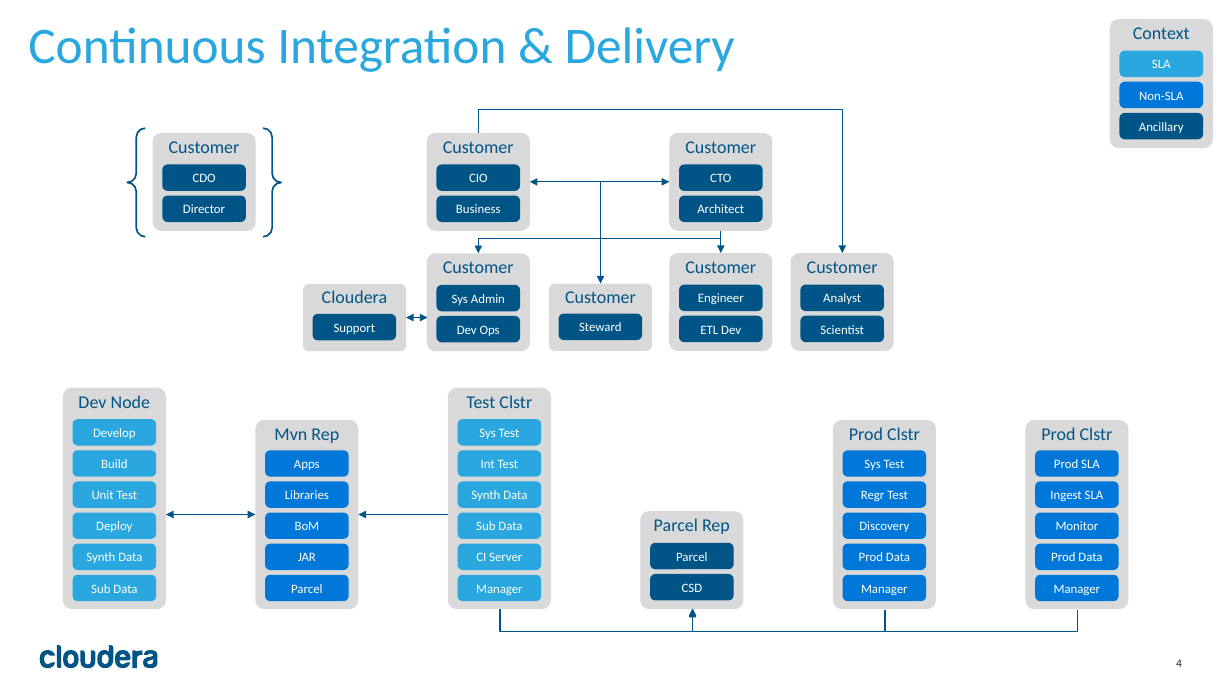
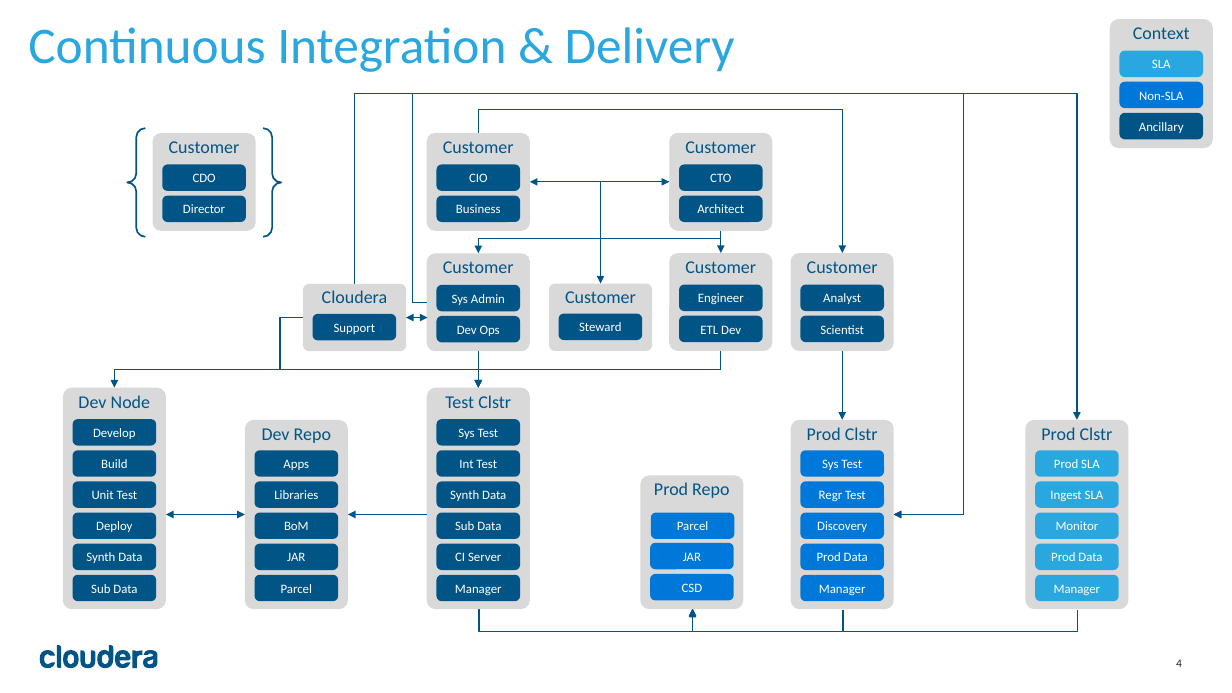
Before and after one commit to ggear/cloudera-framework, a slide deck: slide 4 of cloudera-framework-archetype/src/main/resources/archetype-resources/src/site/resources/Archetype_Architecture.pptx. Drawn at 1232x693 pixels with LibreOffice and Linux fonts; fonts in the diff are those of the drawing. Boxes give left, top, right and bottom in pixels: in the first picture for what was removed or moved away, otherwise in the second. Text is boxed around its words. In the diff, an @@ line names an element or a change of style, - is before the commit and + after.

```diff
--- a/cloudera-framework-archetype/src/main/resources/archetype-resources/src/site/resources/Archetype_Architecture.pptx
+++ b/cloudera-framework-archetype/src/main/resources/archetype-resources/src/site/resources/Archetype_Architecture.pptx
@@ elbow arrow added from (355, 284) to (894, 515), #005586 1 pt @@
@@ elbow arrow added from (427, 302) to (894, 515), #005586 1 pt @@
@@ elbow arrow added from (427, 302) to (1077, 420), #005586 1 pt @@
@@ elbow arrow added from (303, 318) to (479, 387), #005586 1 pt @@
@@ elbow arrow added from (721, 351) to (115, 387), #005586 1 pt @@
@@ arrow added from (479, 351) to (479, 387), #005586 1 pt @@
@@ elbow arrow added from (721, 351) to (479, 387), #005586 1 pt @@
@@ arrow added from (842, 351) to (842, 420), #005586 1 pt @@
@@ 7 rounded rectangles moved together from (x1=448, y1=387, x2=552, y2=609) to (x1=427, y1=387, x2=531, y2=609) @@
@@ 6 rounded rectangles moved together from (x1=255, y1=420, x2=359, y2=609) to (x1=245, y1=420, x2=348, y2=609) @@
@@ text in rounded rectangle at (x1=262, y1=428, x2=331, y2=443): text changed @@
-Mvn Rep
+Dev Repo
@@ rounded rectangle "Prod Repo" resized from (x1=640, y1=511, x2=744, y2=609) to (x1=640, y1=476, x2=744, y2=610) @@
@@ text in rounded rectangle at (x1=654, y1=482, x2=729, y2=498): text changed @@
-Parcel Rep
+Prod Repo
@@ double arrow moved from (255, 515) - (166, 515) to (245, 515) - (166, 515) @@
@@ arrow moved from (448, 515) - (359, 515) to (427, 515) - (348, 515) @@
@@ rounded rectangle "Parcel" at (x1=653, y1=514, x2=734, y2=538): fill #005586 to #0078D9; outline #005586 2 pt to #0078D9 2 pt @@
@@ rounded rectangle "Parcel" moved from (x1=652, y1=544, x2=733, y2=568) to (x1=653, y1=514, x2=734, y2=538) @@
@@ rounded rectangle added at (x1=652, y1=544, x2=733, y2=568), fill #0078D9, outline #0078D9 2 pt, 10 pt, text #FFFFFF @@
+JAR
@@ fill #0078D9 to #005586; outline #0078D9 2 pt to #005586 2 pt in 5 elements at (x1=256, y1=452, x2=337, y2=476), (x1=256, y1=482, x2=337, y2=506), (x1=256, y1=514, x2=337, y2=538), (x1=256, y1=545, x2=337, y2=569), (x1=256, y1=576, x2=337, y2=600) @@
@@ fill #29A7DE to #005586; outline #29A7DE 2 pt to #005586 2 pt in 12 elements at (x1=74, y1=421, x2=155, y2=445), (x1=74, y1=452, x2=155, y2=476), (x1=74, y1=482, x2=155, y2=506), (x1=74, y1=514, x2=155, y2=538), (x1=74, y1=545, x2=155, y2=569), (x1=74, y1=576, x2=155, y2=600), (x1=438, y1=421, x2=519, y2=445), (x1=438, y1=452, x2=519, y2=476), (x1=438, y1=482, x2=519, y2=506), (x1=438, y1=514, x2=519, y2=538), (x1=438, y1=545, x2=519, y2=569), (x1=438, y1=576, x2=519, y2=600) @@
@@ rounded rectangle "CSD" at (x1=652, y1=576, x2=733, y2=600): fill #005586 to #0078D9; outline #005586 2 pt to #0078D9 2 pt @@
@@ 6 rounded rectangles moved together from (x1=833, y1=420, x2=936, y2=609) to (x1=790, y1=420, x2=894, y2=609) @@
@@ fill #0078D9 to #29A7DE; outline #0078D9 2 pt to #29A7DE 2 pt in 5 elements at (x1=1036, y1=452, x2=1117, y2=476), (x1=1036, y1=482, x2=1117, y2=506), (x1=1036, y1=514, x2=1117, y2=538), (x1=1036, y1=545, x2=1117, y2=569), (x1=1036, y1=576, x2=1117, y2=600) @@
@@ elbow arrow moved from (500, 609) - (692, 610) to (479, 609) - (692, 610) @@
@@ elbow arrow moved from (692, 609) - (885, 610) to (692, 609) - (843, 610) @@
```
Also in this commit, not shown: 1 other file.
